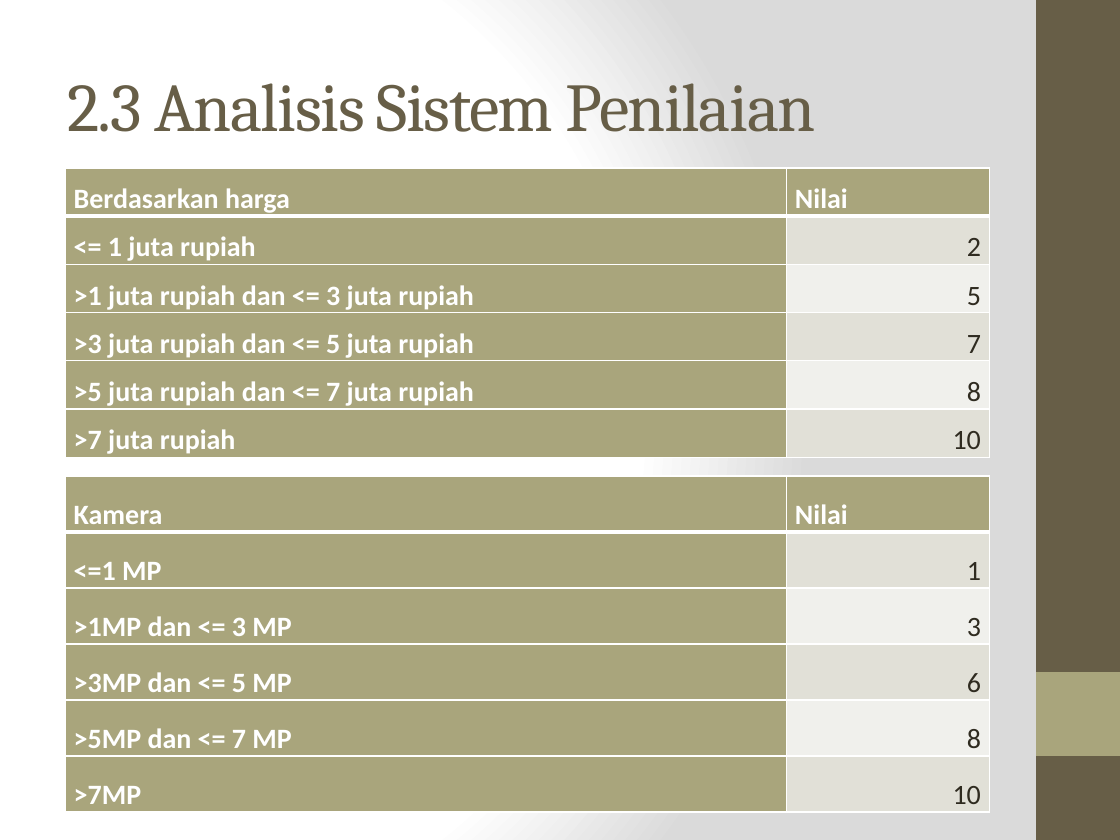
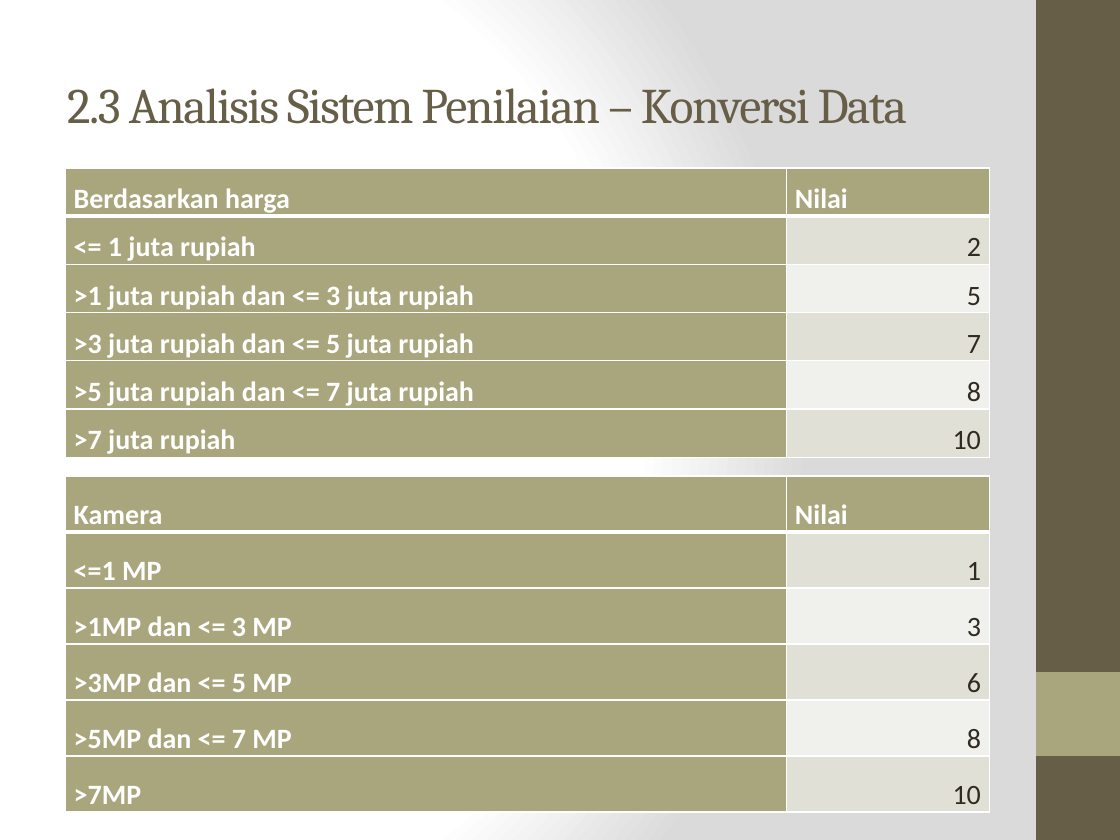
Before and after one commit to kamord/Tugas-SPK, a slide deck: slide 13 of Presentasi v2.2.pptx. Drawn at 1120x840 pixels with LibreOffice and Linux fonts; fonts in the diff are those of the drawing. Boxes give left, top, right and bottom in pixels: in the first picture for what was removed or moved away, otherwise in the second. Text is boxed around its words. In the diff, an @@ line names an element or a change of style, - is before the commit and + after.

```diff
--- a/Presentasi v2.2.pptx
+++ b/Presentasi v2.2.pptx
@@ title at <box>67,88,908,124</box>: text changed; size 44 to 32 pt @@
-2.3 Analisis Sistem Penilaian
+2.3 Analisis Sistem Penilaian – Konversi Data
```
Also in this commit, not shown: 3 other slides changed, 1 other file.
